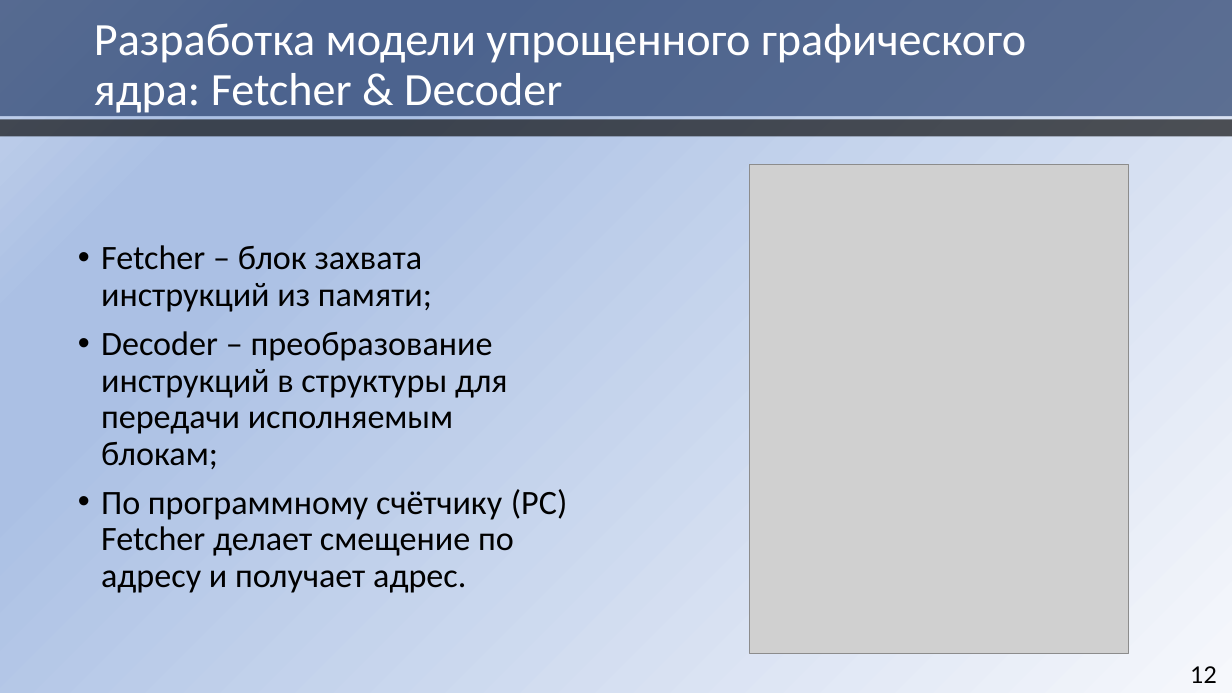
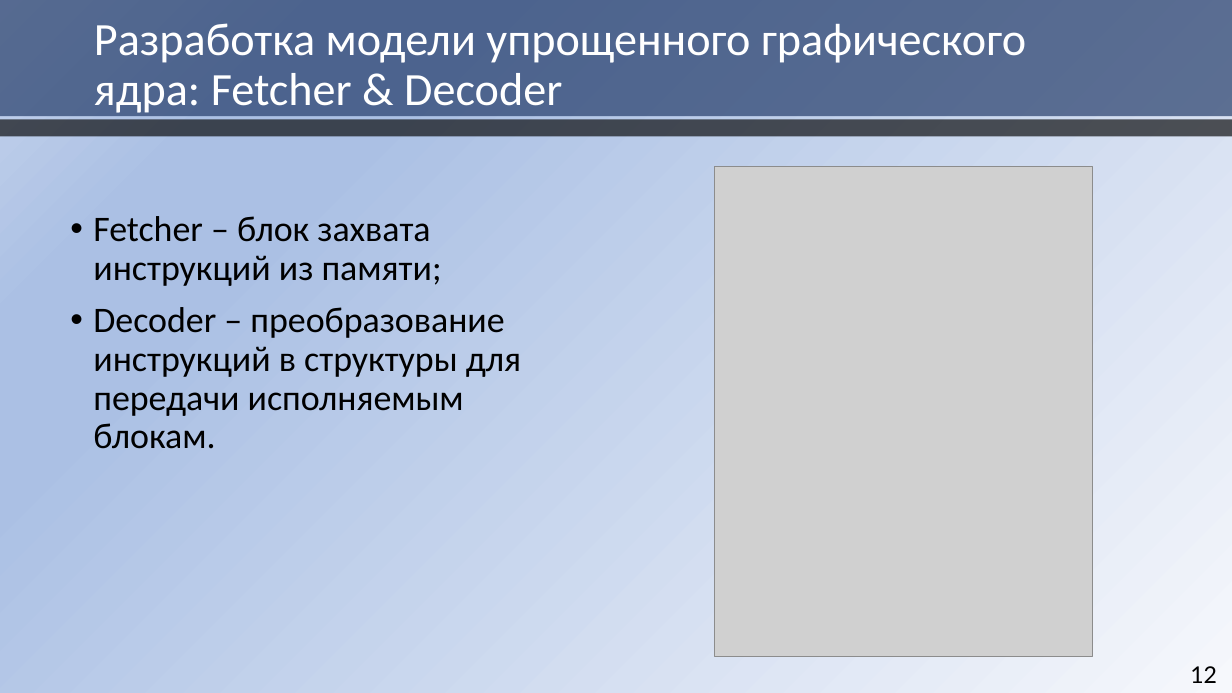
Before and after one commit to HaMeNopeDiot/hardware_gpu, a slide deck: slide 12 of docs/starukhin_dissertation/magister_pres.pptx. Drawn at 1232x693 pixels with LibreOffice and Linux fonts; fonts in the diff are those of the drawing; grey boxes stand for pictures. Boxes give left, top, right and bottom in pixels: in the first picture for what was removed or moved away, otherwise in the second. Text is boxed around its words. In the diff, an @@ line names an element or a change of style, - is before the commit and + after.

Commit message:
literature. text for thread. pptx

```diff
--- a/docs/starukhin_dissertation/magister_pres.pptx
+++ b/docs/starukhin_dissertation/magister_pres.pptx
@@ picture: place and size @@
-picture at <box>750,165,1129,654</box>
+picture at <box>714,166,1093,656</box>
@@ text "Fetcher – блок захвата инструкций ...": place and size @@
-text "Fetcher – блок захвата инструкций ..." at <box>101,245,568,593</box>
+text "Fetcher – блок захвата инструкций ..." at <box>93,216,521,449</box>
@@ text at <box>93,216,442,286</box>: size 26.6 to 28 pt in "Fetcher – блок захвата инструкций из памяти;"; line spacing 0.89 to 0.9 @@
@@ text at <box>93,307,521,449</box>: text changed; size 26.6 to 28 pt @@
-• Decoder – преобразование инструкций в структуры для передачи исполняемым блокам;
-• По программному счётчику (PC) Fetcher делает смещение по адресу и получает адрес.
+• Decoder – преобразование инструкций в структуры для передачи исполняемым блокам.
```
Also in this commit, not shown: 4 other slides changed, 2 other files.
